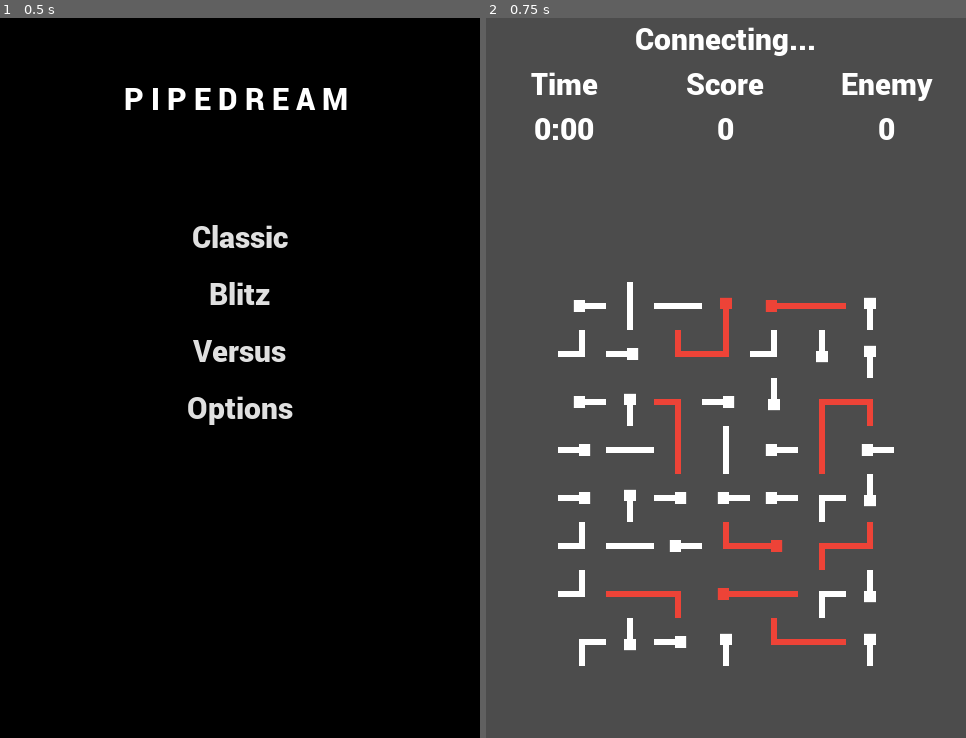
Above: before the commit, frames 1-2 (left to right).
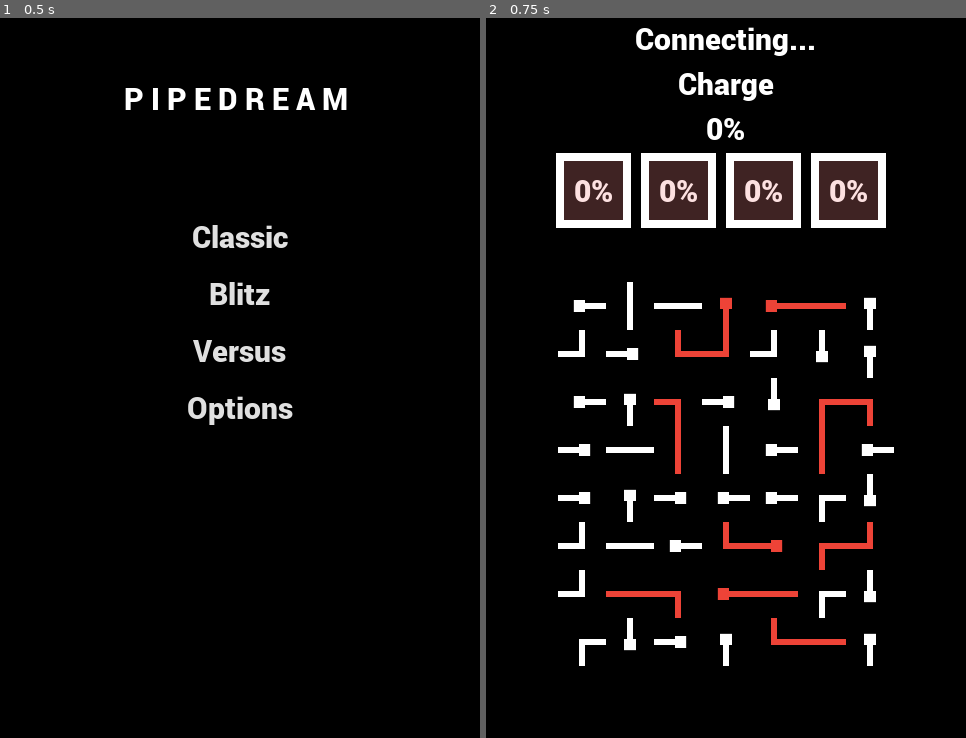
Above: after the commit, the same moments.

Repository: jaminologist/PipeDream
Game: Godot game, scene res://Scenes/MainMenu.tscn
Same seed, same stepped clock (60 frames per second), same inputs: the game is played once before the commit and once after it.
Inputs:
- Up to frame 1 (0.5 s): no input
- Up to frame 2 (0.75 s): click "Versus" at 0.5 s

Frame 1 is identical in both runs. In frame 2, 95% of the frame differs, in the area x 0-100%, y 0-100%.

Commit message:
Started experimenting with showing enemy boards to attack

Diff:
--- /dev/null
+++ b/Scenes/EnemyBoardCenterContainer.tscn
@@ -0,0 +1,41 @@
+[gd_scene load_steps=3 format=2]
+
+[ext_resource path="res://assets/fonts/Roboto-Black.tres" type="DynamicFont" id=1]
+[ext_resource path="res://assets/images/tobepacked/border_clear_0.png" type="Texture" id=2]
+
+[node name="EnemyBoardCenterContainer" type="CenterContainer"]
+margin_left = 200.0
+margin_right = 275.0
+margin_bottom = 75.0
+rect_min_size = Vector2( 75, 75 )
+
+[node name="Label" type="Label" parent="."]
+margin_left = 18.0
+margin_top = 17.0
+margin_right = 57.0
+margin_bottom = 58.0
+custom_fonts/font = ExtResource( 1 )
+text = "0%"
+align = 1
+valign = 1
+
+[node name="ColorRect" type="ColorRect" parent="."]
+margin_right = 75.0
+margin_bottom = 75.0
+rect_min_size = Vector2( 75, 75 )
+color = Color( 0.976471, 0.533333, 0.533333, 0.254902 )
+
+[node name="TextureRect" type="TextureRect" parent="."]
+margin_right = 75.0
+margin_bottom = 75.0
+rect_min_size = Vector2( 75, 75 )
+
+[node name="NinePatchRect" type="NinePatchRect" parent="."]
+margin_right = 75.0
+margin_bottom = 75.0
+rect_min_size = Vector2( 75, 75 )
+texture = ExtResource( 2 )
+patch_margin_left = 25
+patch_margin_top = 25
+patch_margin_right = 25
+patch_margin_bottom = 25
--- a/Scenes/Versus.gd
+++ b/Scenes/Versus.gd
@@ -12,6 +12,13 @@
 var enemyscore: int = 0
 var time_limit = 90
 
+var charge:int = 0
+var charge_increment = 1
+var charge_increment_count = 0
+var charge_increment_max_count = 10
+
+var charge_increment_timer
+
 
 func _ready():
 
@@ -22,6 +29,12 @@
         get_node("Grid").set_process_input(false)
     else:
         state = State.PLAYING
+
+        var charge_increment_timer = Timer.new()
+        charge_increment_timer.connect("timeout", self, "increment_charge_offline")
+        charge_increment_timer.set_wait_time(1)
+        charge_increment_timer.start()
+        self.add_child(charge_increment_timer)
 
     get_node("VictoryCenterContainer").hide()
 
@@ -40,6 +53,8 @@
 
     if !is_ai:
         poll_client_and_update()
+
+
 
 
     pass
@@ -67,6 +82,8 @@
             update_enemy_score_text(a["score"])
             enemyscore = a["score"]
 
+#func update():
+
 
 func update_time_counter_text():
     var time_limit_in_seconds = float(time_limit) / 1000000000
@@ -83,6 +100,28 @@
     $VBoxContainer/VBoxContainer3/VBoxEnemyContainer/Enemy_Score_Number_Label.set_score(int(score))
 
 
+func increment_charge_offline():
+
+    print("HI")
+
+    charge += charge_increment
+    charge_increment_count+=1
+
+    if charge_increment_count >= charge_increment_max_count:
+        charge_increment+=1
+        charge_increment_count = 0
+
+    if charge >= 100:
+        charge = 100
+        open_score_screen()
+
+    $VBoxContainer/VBoxContainer3/VBoxScoreContainer/Charge_Number_Label.text = str(charge) + "%"
+
+
+
+
+
+
 func open_score_screen():
     $Grid.set_process(false)
     $VictoryCenterContainer.show()
@@ -95,8 +134,16 @@
 
 
 func _on_Grid_pipes_destroyed(number):
-    score += (1000 * number) + (250 * number)
-    get_node("VBoxContainer/VBoxContainer3/VBoxScoreContainer/Score_Number_Label").set_score(score)
+
+    charge -= number
+
+    if charge < 0:
+        charge = 0
+
+    $VBoxContainer/VBoxContainer3/VBoxScoreContainer/Charge_Number_Label.text = str(charge) + "%"
+
+    #score += (1000 * number) + (250 * number)
+    #get_node("VBoxContainer/VBoxContainer3/VBoxScoreContainer/Score_Number_Label").set_score(score)
 
     var dictionaryToSendToOtherPlayer = {"score": score}
     #client.get_peer(1).put_packet(JSON.print(dictionaryToSendToOtherPlayer).to_ascii())
--- a/Scenes/Versus.tscn
+++ b/Scenes/Versus.tscn
@@ -1,10 +1,11 @@
-[gd_scene load_steps=7 format=2]
+[gd_scene load_steps=8 format=2]
 
 [ext_resource path="res://Scenes/Versus.gd" type="Script" id=1]
 [ext_resource path="res://entities/grid/Grid.tscn" type="PackedScene" id=2]
 [ext_resource path="res://assets/fonts/Roboto-Black.tres" type="DynamicFont" id=3]
 [ext_resource path="res://Scenes/Score_Number_Label.tscn" type="PackedScene" id=4]
-[ext_resource path="res://Scenes/CameraShake2D.tscn" type="PackedScene" id=5]
+[ext_resource path="res://Scenes/EnemyBoardCenterContainer.tscn" type="PackedScene" id=5]
+[ext_resource path="res://Scenes/CameraShake2D.tscn" type="PackedScene" id=6]
 
 [sub_resource type="StyleBoxFlat" id=1]
 bg_color = Color( 0, 0, 0, 0.807843 )
@@ -22,7 +23,6 @@
 [node name="Connection Timer" type="Timer" parent="."]
 
 [node name="ColorRect" type="ColorRect" parent="."]
-visible = false
 margin_right = 480.0
 margin_bottom = 730.0
 color = Color( 0, 0, 0, 1 )
@@ -32,9 +32,10 @@
 
 [node name="VBoxContainer" type="VBoxContainer" parent="."]
 anchor_right = 1.0
-margin_bottom = 131.0
+anchor_bottom = 1.0
 
 [node name="TitleContainer" type="VBoxContainer" parent="VBoxContainer"]
+editor/display_folded = true
 margin_right = 480.0
 margin_bottom = 41.0
 
@@ -47,17 +48,20 @@
 valign = 1
 
 [node name="VBoxContainer3" type="HBoxContainer" parent="VBoxContainer"]
+editor/display_folded = true
 margin_top = 45.0
 margin_right = 480.0
 margin_bottom = 131.0
 alignment = 1
 
 [node name="VBoxTimeContainer" type="VBoxContainer" parent="VBoxContainer/VBoxContainer3"]
-margin_right = 157.0
+visible = false
+margin_right = 238.0
 margin_bottom = 86.0
 size_flags_horizontal = 3
 
 [node name="Time_Label" type="Label" parent="VBoxContainer/VBoxContainer3/VBoxTimeContainer"]
+visible = false
 margin_right = 157.0
 margin_bottom = 41.0
 custom_fonts/font = ExtResource( 3 )
@@ -66,39 +70,42 @@
 valign = 1
 
 [node name="Time_Counter" type="Label" parent="VBoxContainer/VBoxContainer3/VBoxTimeContainer"]
-margin_top = 45.0
+visible = false
 margin_right = 157.0
-margin_bottom = 86.0
+margin_bottom = 41.0
 custom_fonts/font = ExtResource( 3 )
 text = "0:00"
 align = 1
 valign = 1
 
 [node name="VBoxScoreContainer" type="VBoxContainer" parent="VBoxContainer/VBoxContainer3"]
-margin_left = 161.0
-margin_right = 318.0
+margin_right = 480.0
 margin_bottom = 86.0
 size_flags_horizontal = 3
 
-[node name="Score_Label" type="Label" parent="VBoxContainer/VBoxContainer3/VBoxScoreContainer"]
-margin_right = 157.0
-margin_bottom = 41.0
-custom_fonts/font = ExtResource( 3 )
-text = "Score"
-align = 1
-valign = 1
-
-[node name="Score_Number_Label" parent="VBoxContainer/VBoxContainer3/VBoxScoreContainer" instance=ExtResource( 4 )]
-margin_right = 157.0
+[node name="Charge_Label" type="Label" parent="VBoxContainer/VBoxContainer3/VBoxScoreContainer"]
+margin_right = 480.0
+margin_bottom = 41.0
+custom_fonts/font = ExtResource( 3 )
+text = "Charge"
+align = 1
+valign = 1
+
+[node name="Charge_Number_Label" parent="VBoxContainer/VBoxContainer3/VBoxScoreContainer" instance=ExtResource( 4 )]
+margin_right = 480.0
+text = "0%"
+script = null
 
 [node name="VBoxEnemyContainer" type="VBoxContainer" parent="VBoxContainer/VBoxContainer3"]
-margin_left = 322.0
+visible = false
+margin_left = 242.0
 margin_right = 480.0
 margin_bottom = 86.0
 size_flags_horizontal = 3
 
 [node name="Enemy_Label" type="Label" parent="VBoxContainer/VBoxContainer3/VBoxEnemyContainer"]
-margin_right = 158.0
+visible = false
+margin_right = 238.0
 margin_bottom = 41.0
 custom_fonts/font = ExtResource( 3 )
 text = "Enemy"
@@ -106,17 +113,52 @@
 valign = 1
 
 [node name="Enemy_Score_Number_Label" parent="VBoxContainer/VBoxContainer3/VBoxEnemyContainer" instance=ExtResource( 4 )]
-margin_right = 158.0
+visible = false
+margin_top = 0.0
+margin_bottom = 41.0
+
+[node name="EnemyBoardContainer" type="HBoxContainer" parent="VBoxContainer"]
+margin_top = 135.0
+margin_right = 480.0
+margin_bottom = 210.0
+custom_constants/separation = 10
+alignment = 1
+
+[node name="EnemyBoardCenterContainer" parent="VBoxContainer/EnemyBoardContainer" instance=ExtResource( 5 )]
+margin_left = 70.0
+margin_right = 145.0
+
+[node name="EnemyBoardCenterContainer4" parent="VBoxContainer/EnemyBoardContainer" instance=ExtResource( 5 )]
+margin_left = 155.0
+margin_right = 230.0
+
+[node name="EnemyBoardCenterContainer2" parent="VBoxContainer/EnemyBoardContainer" instance=ExtResource( 5 )]
+margin_left = 240.0
+margin_right = 315.0
+
+[node name="EnemyBoardCenterContainer3" parent="VBoxContainer/EnemyBoardContainer" instance=ExtResource( 5 )]
+margin_left = 325.0
+margin_right = 400.0
+
+[node name="EnemyBoard" type="Control" parent="VBoxContainer/EnemyBoardContainer"]
+margin_left = 410.0
+margin_right = 410.0
+margin_bottom = 75.0
 
 [node name="VictoryCenterContainer" type="CenterContainer" parent="."]
+editor/display_folded = true
+visible = false
 anchor_right = 1.0
 anchor_bottom = 1.0
+__meta__ = {
+"_edit_lock_": true
+}
 
 [node name="PanelContainer" type="PanelContainer" parent="VictoryCenterContainer"]
-margin_left = 60.0
-margin_top = 180.0
-margin_right = 420.0
-margin_bottom = 540.0
+margin_left = 235.0
+margin_top = 355.0
+margin_right = 245.0
+margin_bottom = 365.0
 custom_styles/panel = SubResource( 1 )
 
 [node name="VBoxContainer" type="VBoxContainer" parent="VictoryCenterContainer/PanelContainer"]
Not shown: 1 places in Scenes/Versus.tscn that only renumber resources
Binary file added: assets/images/tobepacked/border_clear_0.png
Not shown, added: assets/images/tobepacked/border_clear_0.png.import
